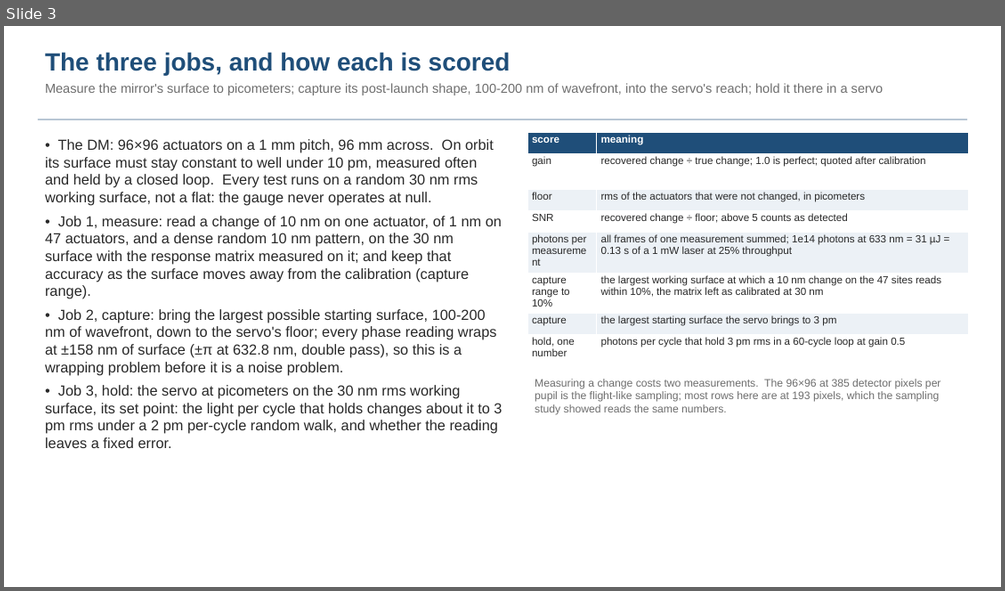
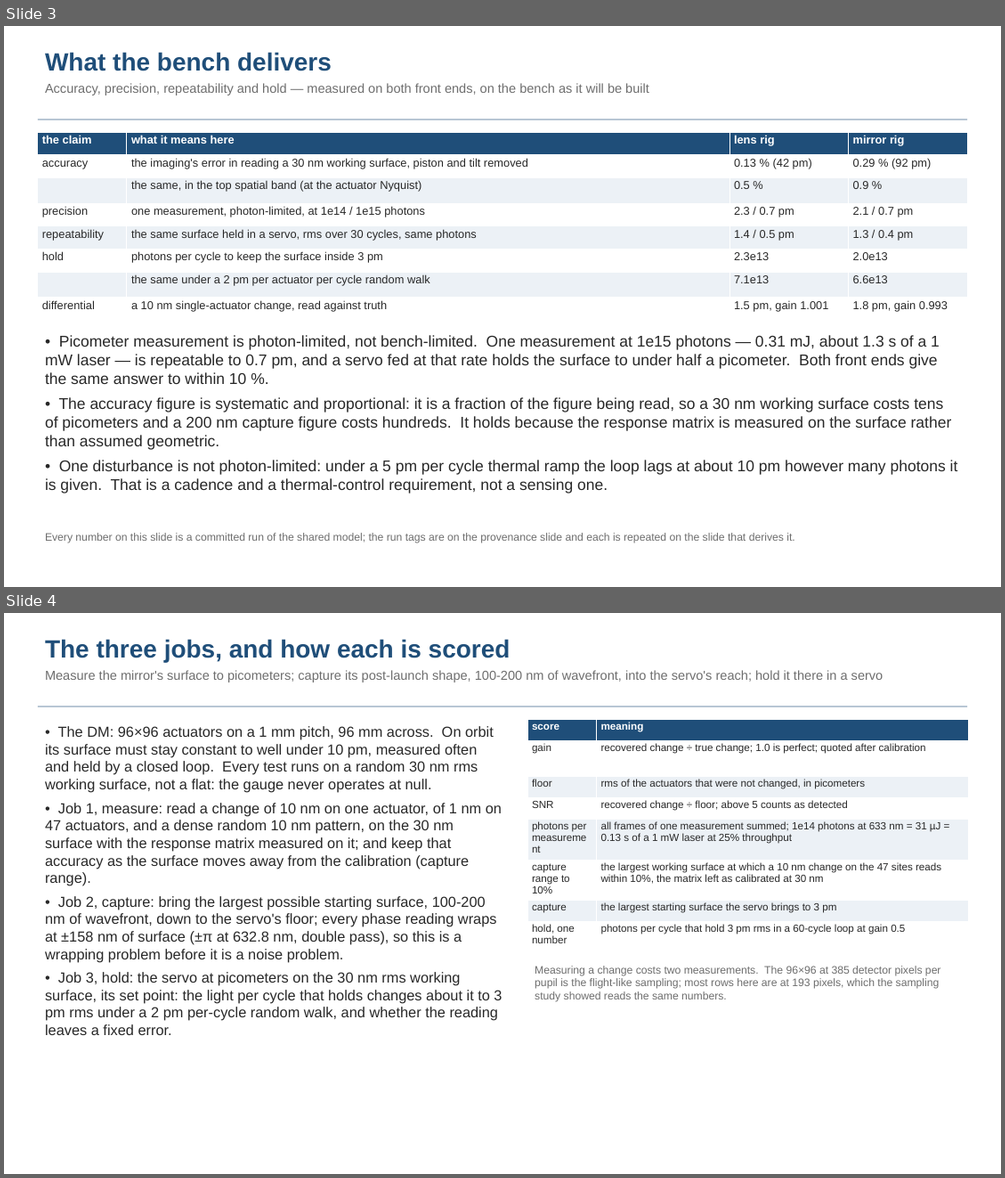
Before and after one commit to nasa-jpl/macos, a slide deck: demo_session/deck_gauges.pptx. Shown one above the other, each under a label of ours: slide 3 before the commit, slides 3 and 4 after it. The pictures are 1005x591 and 1005x1178 pixels, drawn with LibreOffice and Linux fonts; fonts in the diff are those of the drawing. Boxes give left, top, right and bottom in pixels: in the first picture for what was removed or moved away, otherwise in the second. Text is boxed around its words. In the diff, an @@ line names an element or a change of style, - is before the commit and + after.

```diff
--- a/demo_session/deck_gauges.pptx
+++ b/demo_session/deck_gauges.pptx
@@ slide 3 added at box(4, 26, 1001, 587), background #FFFFFF @@
@@ text added at box(45, 52, 649, 95), 12.5 pt, text #6E6E6E @@
+What the bench delivers
+Accuracy, precision, repeatability and hold — measured on both front ends, on the bench as it will be built
@@ rectangle added at box(38, 119, 967, 120), fill #B8C6D4 @@
@@ table added at box(38, 132, 967, 315), 8 rows, 4 columns @@
+the claim | what it means here | lens rig | mirror rig
+accuracy | the imaging's error in reading a 30 nm working surface, piston and tilt removed | 0.13 % (42 pm) | 0.29 % (92 pm)
+ | the same, in the top spatial band (at the actuator Nyquist) | 0.5 % | 0.9 %
+precision | one measurement, photon-limited, at 1e14 / 1e15 photons | 2.3 / 0.7 pm | 2.1 / 0.7 pm
+repeatability | the same surface held in a servo, rms over 30 cycles, same photons | 1.4 / 0.5 pm | 1.3 / 0.4 pm
+hold | photons per cycle to keep the surface inside 3 pm | 2.3e13 | 2.0e13
+ | the same under a 2 pm per actuator per cycle random walk | 7.1e13 | 6.6e13
+differential | a 10 nm single-actuator change, read against truth | 1.5 pm, gain 1.001 | 1.8 pm, gain 0.993
@@ text added at box(45, 335, 958, 493), 15 pt, text #282828 @@
+• Picometer measurement is photon-limited, not bench-limited. One measurement at 1e15 photons — 0.31 mJ, about 1.3 s of a 1 mW laser — is repeatable to 0.7 pm, and a servo fed at that rate holds the surface to under half a picometer. Both front ends give the same answer to within 10 %.
+• The accuracy figure is systematic and proportional: it is a fraction of the figure being read, so a 30 nm working surface costs tens of picometers and a 200 nm capture figure costs hundreds. It holds because the response matrix is measured on the surface rather than assumed geometric.
+• One disturbance is not photon-limited: under a 5 pm per cycle thermal ramp the loop lags at about 10 pm however many photons it is given. That is a cadence and a thermal-control requirement, not a sensing one.
@@ text added at box(45, 532, 794, 543), 10.5 pt, text #6E6E6E @@
+Every number on this slide is a committed run of the shared model; the run tags are on the provenance slide and each is repeated on the slide that derives it.
@@ what was slide 3 is now slide 4 @@
```
Also in this commit, not shown: 3 slides changed, 1 other file.
